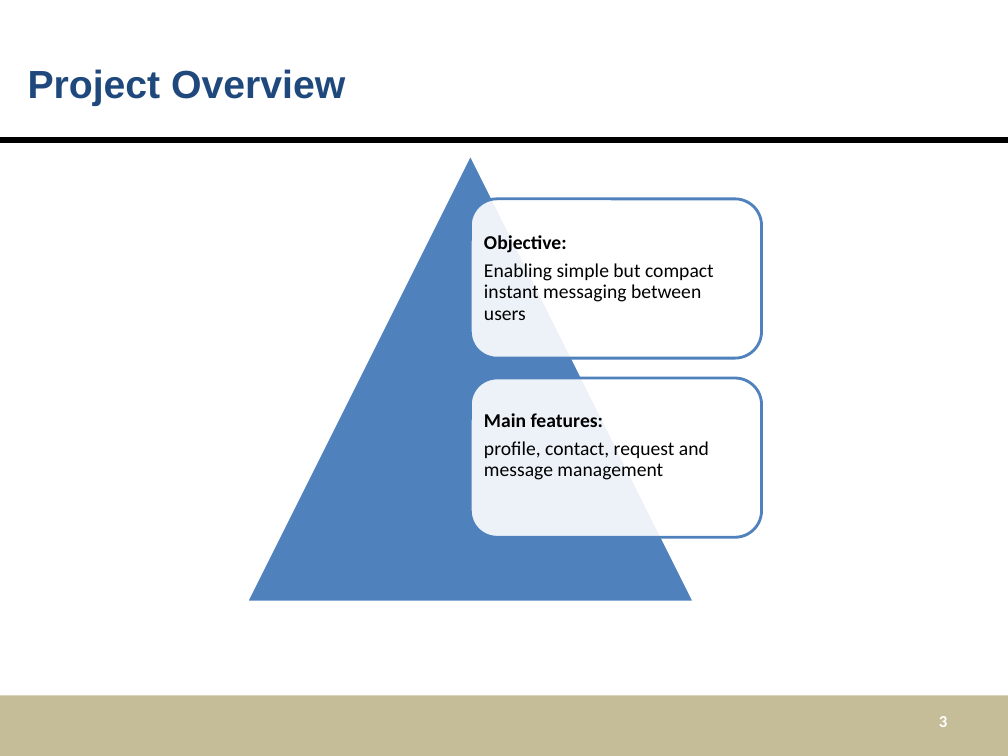
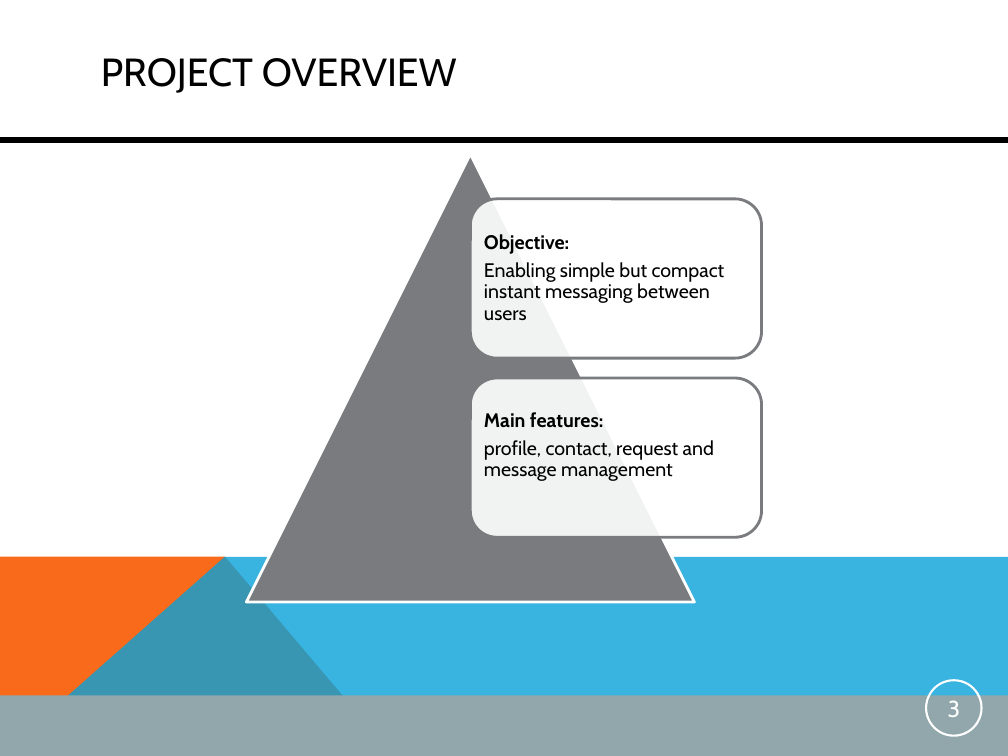
Before and after one commit to mdger/UGNM_Instantmessaging, a slide deck: slide 3 of UGNM_Instantmessaging/doc/PresentationIM.pptx. Drawn at 1008x756 pixels with LibreOffice and Linux fonts; fonts in the diff are those of the drawing. Boxes give left, top, right and bottom in pixels: in the first picture for what was removed or moved away, otherwise in the second. Text is boxed around its words. In the diff, an @@ line names an element or a change of style, - is before the commit and + after.

```diff
--- a/UGNM_Instantmessaging/doc/PresentationIM.pptx
+++ b/UGNM_Instantmessaging/doc/PresentationIM.pptx
@@ title at bbox=[101, 58, 457, 93]: text changed; font Arial to Cabin; text colour #1F497D to #000000; bold off @@
-Project Overview
+PROJECT OVERVIEW
@@ triangle at bbox=[246, 154, 694, 602]: fill #4F81BD to #797B7E @@
@@ rounded rectangle at bbox=[471, 199, 762, 358]: outline #4F81BD 2 pt to #797B7E 2 pt @@
@@ text "Objective:" at bbox=[484, 234, 725, 320]: font Calibri to Cabin @@
@@ rounded rectangle at bbox=[471, 378, 762, 537]: outline #4F81BD 2 pt to #797B7E 2 pt @@
@@ text "Main features:" at bbox=[484, 412, 714, 481]: font Calibri to Cabin @@
@@ freeform shape added at bbox=[0, 556, 394, 756], fill #F96A1B @@
@@ freeform shape added at bbox=[0, 556, 1008, 756], fill #08A1D9 at 80% opacity @@
@@ page number: place and size @@
-page number at bbox=[939, 716, 947, 727]
+page number at bbox=[926, 680, 982, 736]
@@ page number at bbox=[926, 680, 982, 736]: size 12 to 16.5 pt, font Calibri to Cabin, bold off; alignment right to centre; outline none to #FFFFFF 1.5 pt @@
@@ rectangle at bbox=[0, 696, 1008, 756]: fill #C4BD97 to #91A7AB @@
```
Also in this commit, not shown: 6 other slides changed, 1 slide added.
